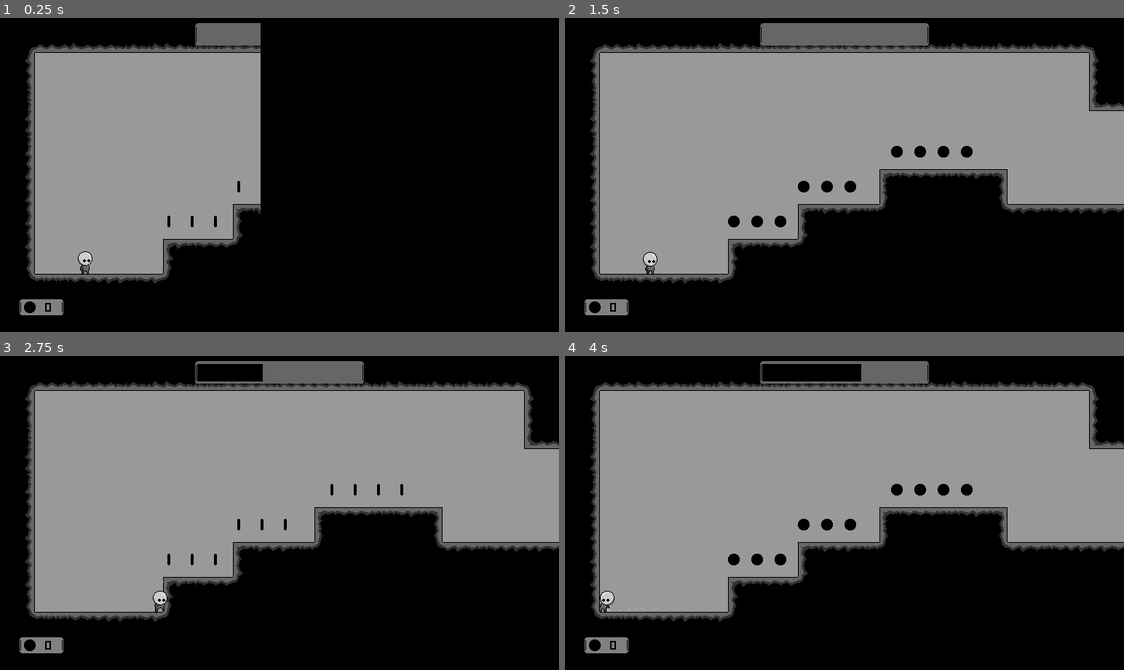
Above: before the commit, frames 1-4 (two rows, left to right).
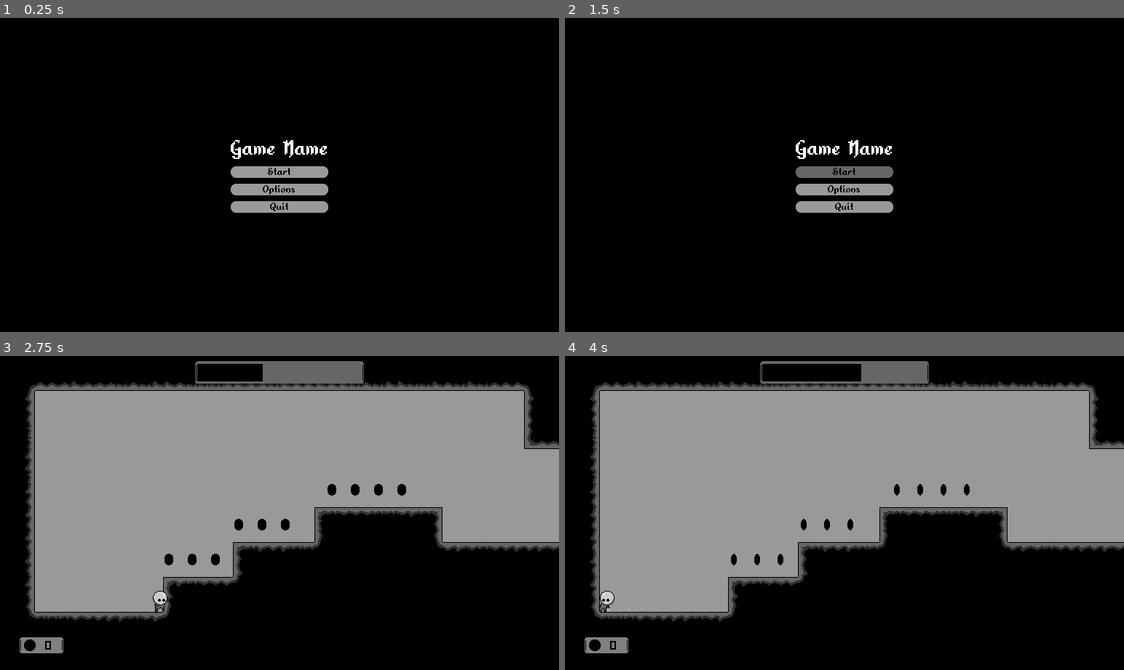
Above: after the commit, the same moments.

Repository: Lonk226/friendly-adventure
Game: Godot game, scene res://Scenes/main_menu.tscn
Two runs of this game, one before a commit and one after it. Both use one fixed random seed, a clock stepped at 60 frames per second and the inputs below. Before the commit the project starts from res://Scenes/Levels/level_1.tscn.
Inputs (mouse positions are in pixels of both pictures, inside the frame that each line leads up to):
- Up to frame 1 (0.25 s): no input
- Up to frame 2 (1.5 s): click (844, 190) at 0.5 s, where only the run after the commit has a clickable "Options"; click (844, 171) at 1.25 s, where only the run after the commit has a clickable "Start"
- Up to frame 3 (2.75 s): hold Right (right) from 2.03 s (still down); tap C (roll) at 2.1 s; tap X (jump) at 2.27 s
- Up to frame 4 (4 s): tap Z (super_dash) at 2.85 s; tap X (jump) at 3.02 s; release Right (right) at 3.53 s; hold Left (left) from 3.53 s (still down); tap C (roll) at 3.6 s

The runs differ from the first frame. In frame 1, 31% of the frame differs, in the area x 3-59%, y 1-95%; in frame 2, 55%, in the area x 3-100%, y 1-95%; in frame 3, 0.3%; in frame 4, 0.3%.

Commit message:
main menu

Diff:
--- /dev/null
+++ b/cool-platformer/Scenes/main_menu.tscn
@@ -0,0 +1,141 @@
+[gd_scene load_steps=8 format=3 uid="uid://cmuaf0uugjnw0"]
+
+[ext_resource type="FontFile" uid="uid://kdcbc3ituc73" path="res://Assets/Alkhemikal.ttf" id="1_28flt"]
+[ext_resource type="Script" uid="uid://dv4fvvdp6767b" path="res://Scripts/main_menu.gd" id="1_48xlc"]
+
+[sub_resource type="StyleBoxFlat" id="StyleBoxFlat_ce3w2"]
+bg_color = Color(0, 0, 0, 1)
+
+[sub_resource type="StyleBoxEmpty" id="StyleBoxEmpty_28flt"]
+
+[sub_resource type="StyleBoxFlat" id="StyleBoxFlat_48xlc"]
+bg_color = Color(0.4, 0.4, 0.4, 1)
+corner_radius_top_left = 8
+corner_radius_top_right = 8
+corner_radius_bottom_right = 8
+corner_radius_bottom_left = 8
+anti_aliasing = false
+
+[sub_resource type="StyleBoxFlat" id="StyleBoxFlat_1ehe0"]
+bg_color = Color(0.2, 0.2, 0.2, 1)
+corner_radius_top_left = 8
+corner_radius_top_right = 8
+corner_radius_bottom_right = 8
+corner_radius_bottom_left = 8
+anti_aliasing = false
+
+[sub_resource type="StyleBoxFlat" id="StyleBoxFlat_28flt"]
+corner_radius_top_left = 8
+corner_radius_top_right = 8
+corner_radius_bottom_right = 8
+corner_radius_bottom_left = 8
+anti_aliasing = false
+
+[node name="Main Menu" type="Control"]
+layout_mode = 3
+anchors_preset = 15
+anchor_right = 1.0
+anchor_bottom = 1.0
+grow_horizontal = 2
+grow_vertical = 2
+script = ExtResource("1_48xlc")
+
+[node name="Panel" type="Panel" parent="."]
+layout_mode = 1
+anchors_preset = 15
+anchor_right = 1.0
+anchor_bottom = 1.0
+grow_horizontal = 2
+grow_vertical = 2
+theme_override_styles/panel = SubResource("StyleBoxFlat_ce3w2")
+
+[node name="VBoxContainer" type="VBoxContainer" parent="."]
+layout_mode = 1
+anchors_preset = 8
+anchor_left = 0.5
+anchor_top = 0.5
+anchor_right = 0.5
+anchor_bottom = 0.5
+offset_left = -48.0
+offset_top = -29.5
+offset_right = 48.0
+offset_bottom = 29.5
+grow_horizontal = 2
+grow_vertical = 2
+theme_override_constants/separation = 8
+
+[node name="Label" type="Label" parent="VBoxContainer"]
+layout_mode = 2
+theme_override_fonts/font = ExtResource("1_28flt")
+theme_override_font_sizes/font_size = 32
+text = "Game Name"
+
+[node name="Button" type="Button" parent="VBoxContainer"]
+layout_mode = 2
+theme_override_colors/font_disabled_color = Color(0, 0, 0, 1)
+theme_override_colors/font_hover_pressed_color = Color(0, 0, 0, 1)
+theme_override_colors/font_hover_color = Color(0, 0, 0, 1)
+theme_override_colors/icon_disabled_color = Color(0, 0, 0, 1)
+theme_override_colors/icon_hover_pressed_color = Color(0, 0, 0, 1)
+theme_override_colors/icon_hover_color = Color(0, 0, 0, 1)
+theme_override_colors/icon_pressed_color = Color(0, 0, 0, 1)
+theme_override_colors/icon_focus_color = Color(0, 0, 0, 1)
+theme_override_colors/icon_normal_color = Color(0, 0, 0, 1)
+theme_override_colors/font_outline_color = Color(0, 0, 0, 1)
+theme_override_colors/font_color = Color(0, 0, 0, 1)
+theme_override_colors/font_focus_color = Color(0, 0, 0, 1)
+theme_override_colors/font_pressed_color = Color(0, 0, 0, 1)
+theme_override_fonts/font = ExtResource("1_28flt")
+theme_override_styles/focus = SubResource("StyleBoxEmpty_28flt")
+theme_override_styles/hover = SubResource("StyleBoxFlat_48xlc")
+theme_override_styles/pressed = SubResource("StyleBoxFlat_1ehe0")
+theme_override_styles/normal = SubResource("StyleBoxFlat_28flt")
+text = "Start"
+
+[node name="Button2" type="Button" parent="VBoxContainer"]
+layout_mode = 2
+theme_override_colors/font_disabled_color = Color(0, 0, 0, 1)
+theme_override_colors/font_hover_pressed_color = Color(0, 0, 0, 1)
+theme_override_colors/font_hover_color = Color(0, 0, 0, 1)
+theme_override_colors/icon_disabled_color = Color(0, 0, 0, 1)
+theme_override_colors/icon_hover_pressed_color = Color(0, 0, 0, 1)
+theme_override_colors/icon_hover_color = Color(0, 0, 0, 1)
+theme_override_colors/icon_pressed_color = Color(0, 0, 0, 1)
+theme_override_colors/icon_focus_color = Color(0, 0, 0, 1)
+theme_override_colors/icon_normal_color = Color(0, 0, 0, 1)
+theme_override_colors/font_outline_color = Color(0, 0, 0, 1)
+theme_override_colors/font_color = Color(0, 0, 0, 1)
+theme_override_colors/font_focus_color = Color(0, 0, 0, 1)
+theme_override_colors/font_pressed_color = Color(0, 0, 0, 1)
+theme_override_fonts/font = ExtResource("1_28flt")
+theme_override_styles/focus = SubResource("StyleBoxEmpty_28flt")
+theme_override_styles/hover = SubResource("StyleBoxFlat_48xlc")
+theme_override_styles/pressed = SubResource("StyleBoxFlat_1ehe0")
+theme_override_styles/normal = SubResource("StyleBoxFlat_28flt")
+text = "Options"
+
+[node name="Button3" type="Button" parent="VBoxContainer"]
+layout_mode = 2
+theme_override_colors/font_disabled_color = Color(0, 0, 0, 1)
+theme_override_colors/font_hover_pressed_color = Color(0, 0, 0, 1)
+theme_override_colors/font_hover_color = Color(0, 0, 0, 1)
+theme_override_colors/icon_disabled_color = Color(0, 0, 0, 1)
+theme_override_colors/icon_hover_pressed_color = Color(0, 0, 0, 1)
+theme_override_colors/icon_hover_color = Color(0, 0, 0, 1)
+theme_override_colors/icon_pressed_color = Color(0, 0, 0, 1)
+theme_override_colors/icon_focus_color = Color(0, 0, 0, 1)
+theme_override_colors/icon_normal_color = Color(0, 0, 0, 1)
+theme_override_colors/font_outline_color = Color(0, 0, 0, 1)
+theme_override_colors/font_color = Color(0, 0, 0, 1)
+theme_override_colors/font_focus_color = Color(0, 0, 0, 1)
+theme_override_colors/font_pressed_color = Color(0, 0, 0, 1)
+theme_override_fonts/font = ExtResource("1_28flt")
+theme_override_styles/focus = SubResource("StyleBoxEmpty_28flt")
+theme_override_styles/hover = SubResource("StyleBoxFlat_48xlc")
+theme_override_styles/pressed = SubResource("StyleBoxFlat_1ehe0")
+theme_override_styles/normal = SubResource("StyleBoxFlat_28flt")
+text = "Quit"
+
+[connection signal="pressed" from="VBoxContainer/Button" to="." method="_on_button_pressed"]
+[connection signal="pressed" from="VBoxContainer/Button2" to="." method="_on_button_2_pressed"]
+[connection signal="pressed" from="VBoxContainer/Button3" to="." method="_on_button_3_pressed"]
--- /dev/null
+++ b/cool-platformer/Scripts/main_menu.gd
@@ -0,0 +1,17 @@
+extends Control
+
+func _ready() -> void:
+	ScreenTransition.position.x = 768
+
+func _on_button_pressed() -> void:
+	singleton.sc_start.emit()
+	await get_tree().create_timer(0.5).timeout
+	get_tree().change_scene_to_file("res://Scenes/Levels/level_1.tscn")
+
+
+func _on_button_2_pressed() -> void:
+	print("go to settings")
+
+
+func _on_button_3_pressed() -> void:
+	get_tree().quit()
--- a/cool-platformer/Scripts/screen_transition.gd
+++ b/cool-platformer/Scripts/screen_transition.gd
@@ -5,7 +5,7 @@
 func _ready() -> void:
 	singleton.sc_start.connect(play_start)
 	singleton.sc_end.connect(play_end)
-	position.x = 0
+	position.x = 768
 
 func play_start():
 	animation.play("Start")
--- a/cool-platformer/project.godot
+++ b/cool-platformer/project.godot
@@ -11,7 +11,7 @@
 [application]
 
 config/name="Cool Platformer"
-run/main_scene="uid://c6fs4fy8b67e6"
+run/main_scene="uid://cmuaf0uugjnw0"
 config/features=PackedStringArray("4.4", "GL Compatibility")
 config/icon="res://Assets/icon.svg"
 
Binary file added: cool-platformer/Assets/Alkhemikal.ttf
Not shown, added: cool-platformer/Assets/Alkhemikal.ttf.import
Not shown: 1 places in cool-platformer/Scenes/player.tscn that only renumber resources
Not shown, added: cool-platformer/Scripts/main_menu.gd.uid
Not shown, added: cool-platformer/export_presets.cfg
